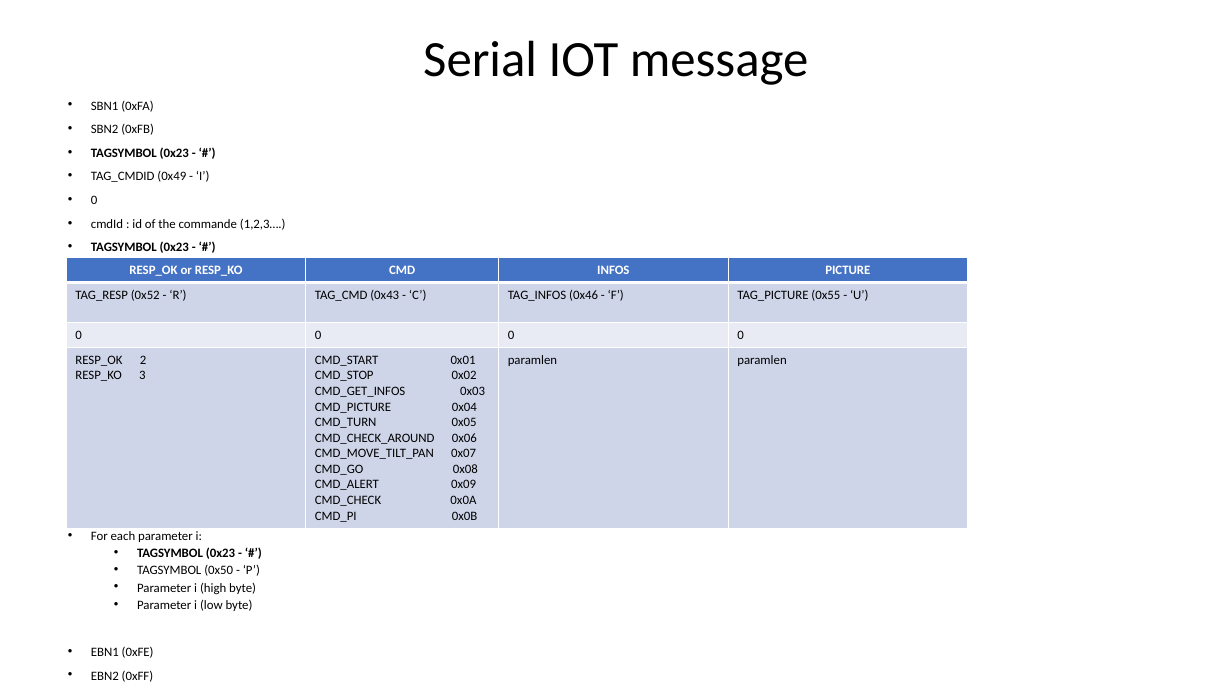
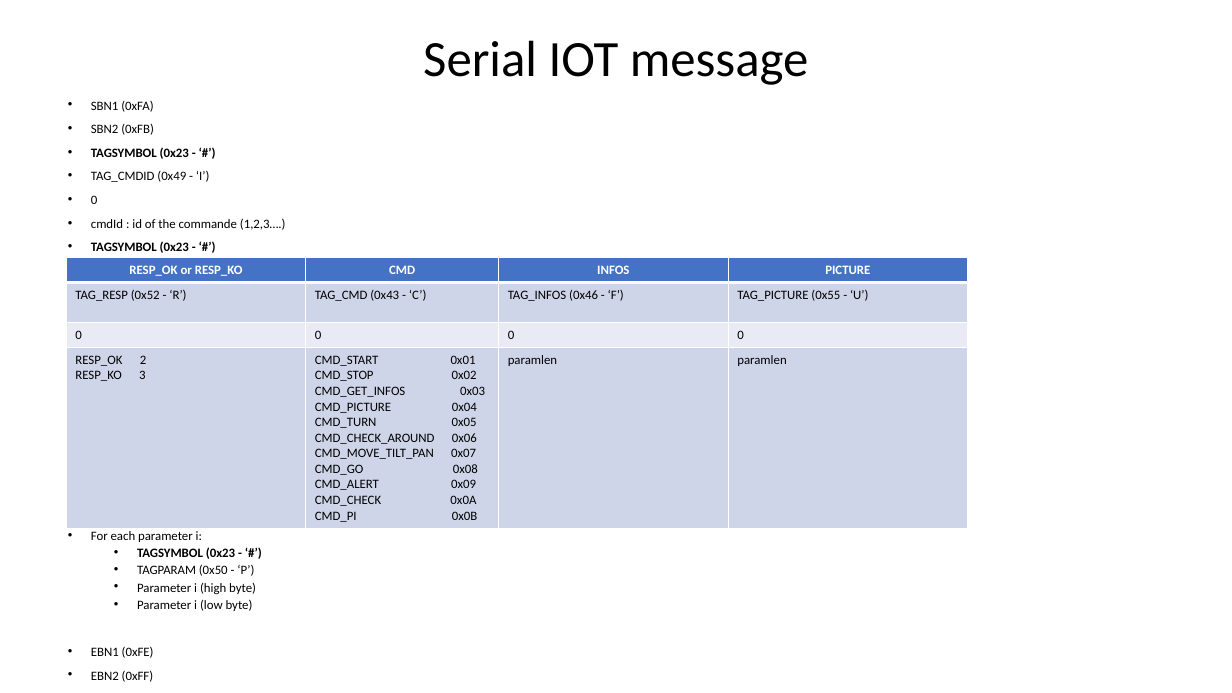
Before and after one commit to RobotEdh/RobotMicroControl, a slide deck: slide 6 of libraries/Diagramm Robot v2.pptx. Drawn at 1232x693 pixels with LibreOffice and Linux fonts; fonts in the diff are those of the drawing. Boxes give left, top, right and bottom in pixels: in the first picture for what was removed or moved away, otherwise in the second. Text is boxed around its words. In the diff, an @@ line names an element or a change of style, - is before the commit and + after.

```diff
--- a/libraries/Diagramm Robot v2.pptx
+++ b/libraries/Diagramm Robot v2.pptx
@@ text at (137,564,254,576): text changed @@
-  • TAGSYMBOL (0x50 - ‘P’)
+  • TAGPARAM (0x50 - ‘P’)
```
Also in this commit, not shown: 7 other files.
